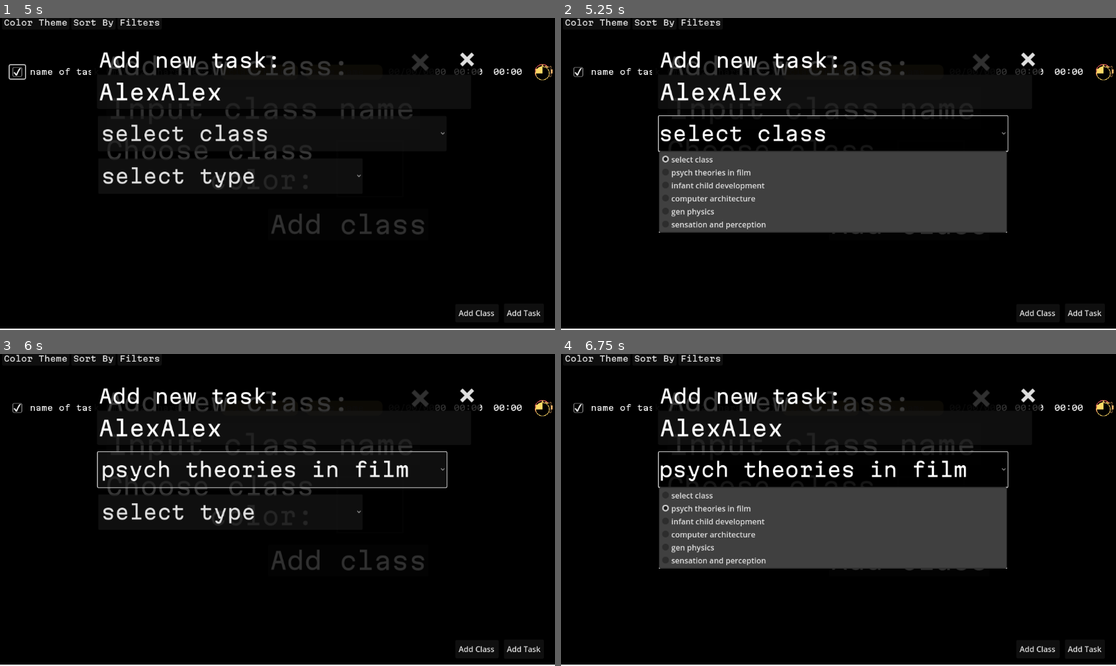
Above: before the commit, frames 1-4 (two rows, left to right).
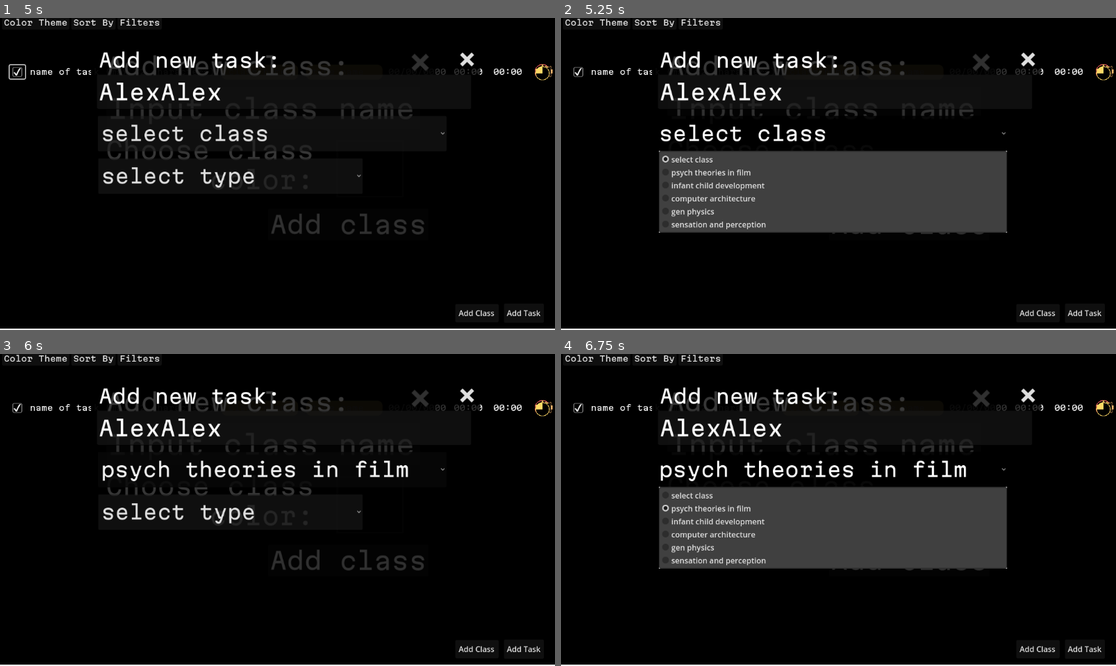
Above: after the commit, the same moments.

Repository: a-nush-s/hackru25
Game: Godot game, scene res://buttonhomepage.tscn
Same seed, same stepped clock (60 frames per second), same inputs: the game is played once before the commit and once after it. This scene is started directly instead of the project's main scene.
Inputs (mouse positions are in pixels of both pictures, inside the frame that each line leads up to):
- Up to frame 1 (5 s): click "Add Task" at 0.5 s; click (283, 92) at 1.27 s; type "Alex" at 1.35 s; click "Add Class" at 2 s; click (260, 108) at 2.77 s; type "Alex" at 2.85 s; click (16, 71) at 3.5 s; click "Add class" at 4.25 s
- Up to frame 2 (5.25 s): click "select class" at 5 s
- Up to frame 3 (6 s): click "select type" at 5.75 s
- Up to frame 4 (6.75 s): click "psych theories in film" at 6.5 s

Frame 1 is identical in both runs. In frame 2, 0.3% of the frame differs, in the area x 17-81%, y 31-43%; in frame 3, 0.6%; in frame 4, 0.3%.

Commit message:
fixed color on dark mode drop downs

Diff:
--- a/darkmodebutton.tres
+++ b/darkmodebutton.tres
@@ -1,4 +1,4 @@
 [gd_resource type="StyleBoxFlat" format=3 uid="uid://xn88ldf1v5lt"]
 
 [resource]
-bg_color = Color(1, 1, 1, 1)
+bg_color = Color(0, 0, 0, 0.588235)
--- a/darkselect.tscn
+++ b/darkselect.tscn
@@ -1,15 +1,18 @@
-[gd_scene load_steps=18 format=3 uid="uid://ckig1o68rihq4"]
-
-[ext_resource type="Theme" path="res://texttheme.tres" id="1_arv5f"]
+[gd_scene load_steps=20 format=3 uid="uid://ckig1o68rihq4"]
+
+[ext_resource type="Theme" uid="uid://bndhnrbtjsebb" path="res://texttheme.tres" id="1_arv5f"]
 [ext_resource type="Script" path="res://newtask.gd" id="1_m8f21"]
 [ext_resource type="FontFile" uid="uid://dfvkfjugp4cx1" path="res://Martian_Mono/MartianMono-VariableFont_wdth,wght.ttf" id="2_of3bm"]
 [ext_resource type="Script" path="res://option_button.gd" id="3_oa8es"]
-[ext_resource type="StyleBox" path="res://darkmodebutton.tres" id="4_f67r6"]
+[ext_resource type="StyleBox" uid="uid://xn88ldf1v5lt" path="res://darkmodebutton.tres" id="4_f67r6"]
 [ext_resource type="Texture2D" uid="uid://cldwbo81eeep3" path="res://xbutton/darkxbutton (1).png" id="5_61xck"]
 
 [sub_resource type="StyleBoxFlat" id="StyleBoxFlat_g3ykt"]
 bg_color = Color(0, 0, 0, 0.588235)
 
+[sub_resource type="StyleBoxFlat" id="StyleBoxFlat_j0iad"]
+bg_color = Color(0, 0, 0, 0.588235)
+
 [sub_resource type="StyleBoxFlat" id="StyleBoxFlat_ukbue"]
 bg_color = Color(0, 0, 0, 0.588235)
 
@@ -17,6 +20,9 @@
 bg_color = Color(0, 0, 0, 0.588235)
 
 [sub_resource type="StyleBoxFlat" id="StyleBoxFlat_v4av5"]
+bg_color = Color(0, 0, 0, 0.588235)
+
+[sub_resource type="StyleBoxFlat" id="StyleBoxFlat_kk3re"]
 bg_color = Color(0, 0, 0, 0.588235)
 
 [sub_resource type="StyleBoxFlat" id="StyleBoxFlat_v3617"]
@@ -100,6 +106,7 @@
 theme = ExtResource("1_arv5f")
 theme_override_fonts/font = ExtResource("2_of3bm")
 theme_override_font_sizes/font_size = 50
+theme_override_styles/focus = SubResource("StyleBoxFlat_j0iad")
 theme_override_styles/hover_pressed = SubResource("StyleBoxFlat_ukbue")
 theme_override_styles/hover = SubResource("StyleBoxFlat_1n6o6")
 theme_override_styles/pressed = SubResource("StyleBoxFlat_v4av5")
@@ -126,6 +133,7 @@
 offset_bottom = 377.0
 theme_override_fonts/font = ExtResource("2_of3bm")
 theme_override_font_sizes/font_size = 50
+theme_override_styles/focus = SubResource("StyleBoxFlat_kk3re")
 theme_override_styles/hover_pressed = ExtResource("4_f67r6")
 theme_override_styles/hover = ExtResource("4_f67r6")
 theme_override_styles/pressed = ExtResource("4_f67r6")
